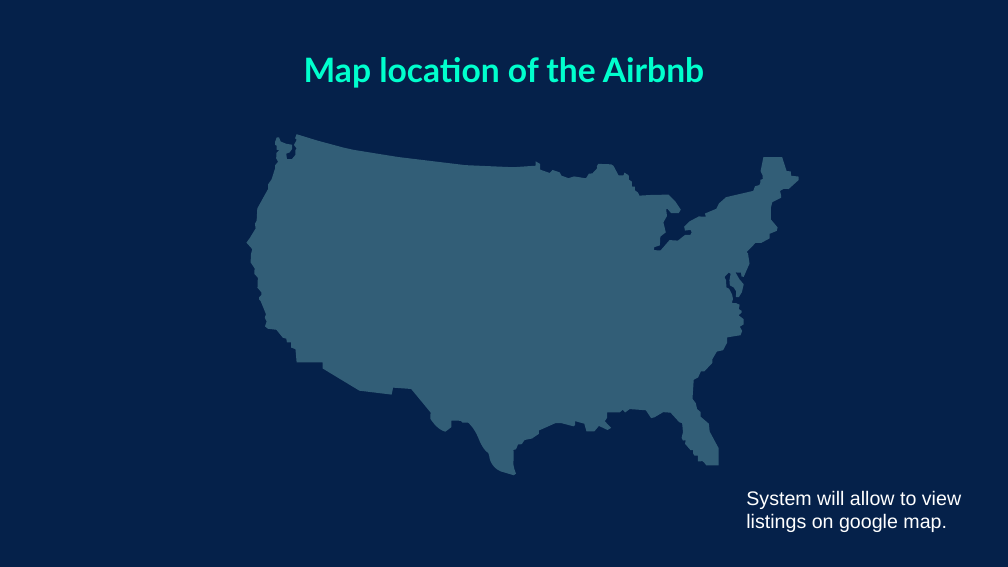
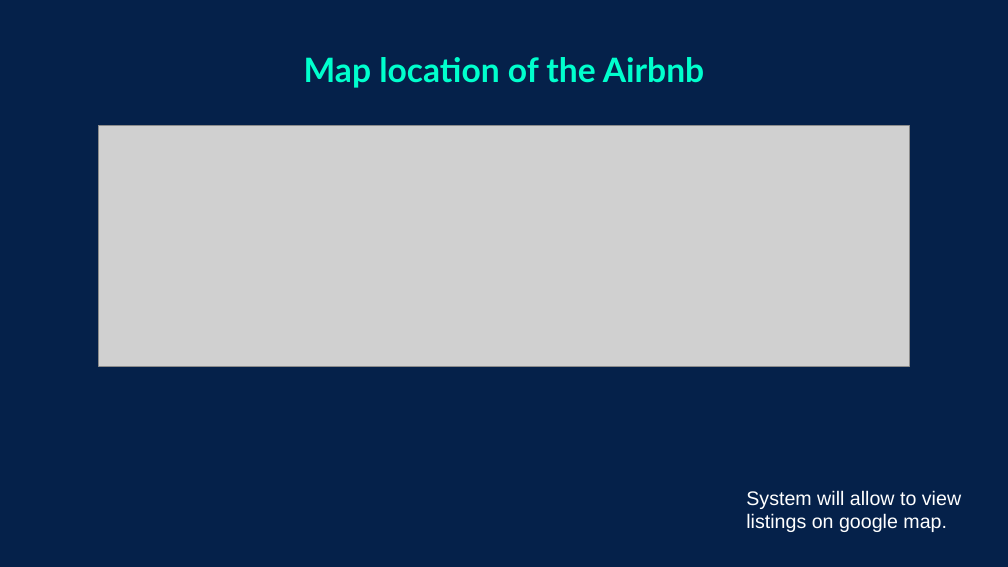
Before and after one commit to boohooo/AirBnB, a slide deck: slide 24 of PPT/AirBB Recommender_v2.pptx (slide 22 before the commit). Drawn at 1008x567 pixels with LibreOffice and Linux fonts; fonts in the diff are those of the drawing; grey boxes stand for pictures; background and template pictures are left out. Boxes give left, top, right and bottom in pixels: in the first picture for what was removed or moved away, otherwise in the second. Text is boxed around its words. In the diff, an @@ line names an element or a change of style, - is before the commit and + after.

```diff
--- a/PPT/AirBB Recommender_v2.pptx
+++ b/PPT/AirBB Recommender_v2.pptx
@@ picture added at (99, 125, 909, 366) @@
@@ freeform shape removed at (246, 134, 798, 475) @@
```
Also in this commit, not shown: 6 other slides changed, 8 slides added, 6 slides removed.
